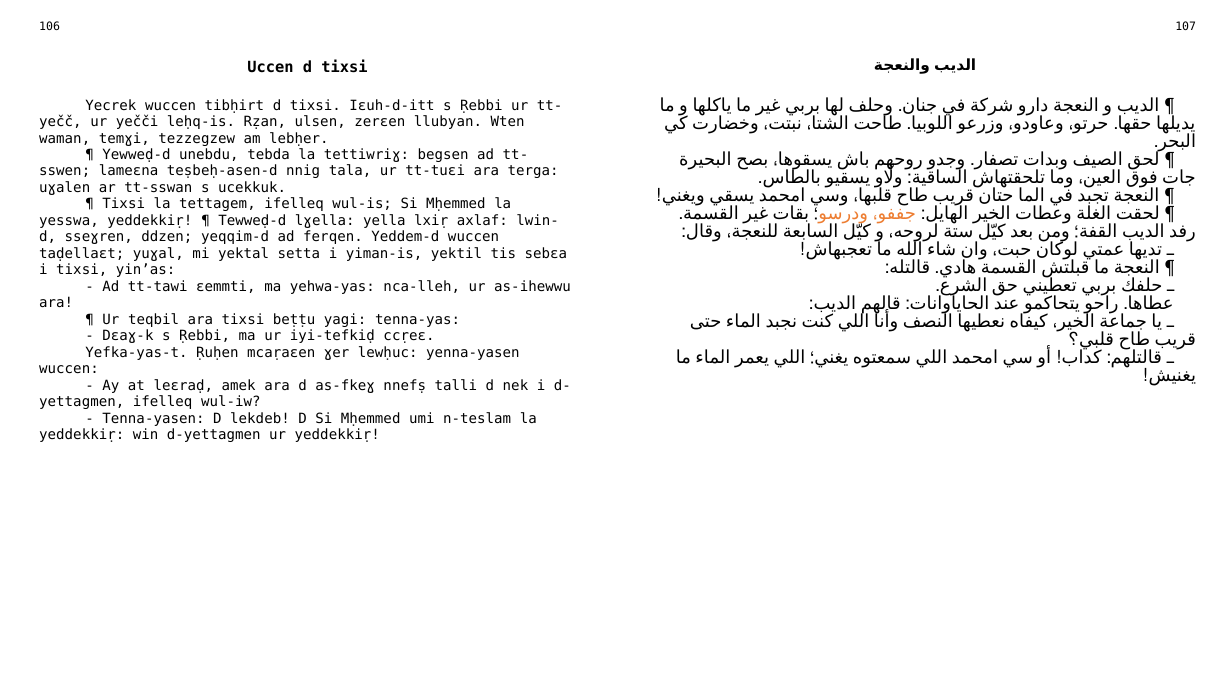
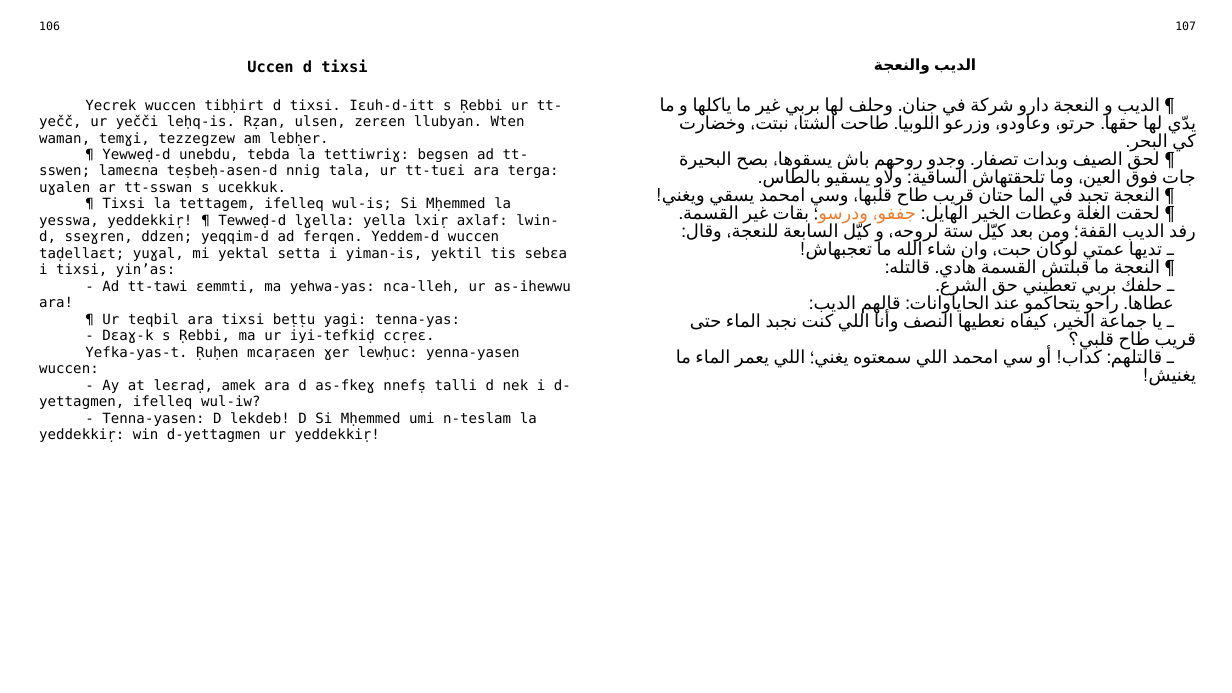
Before and after one commit to sferhah/tamacahut_n_wuccen, a slide deck: slide 49 of Uccen.ConsoleApp/uccen.arq.pptx. Drawn at 1232x693 pixels with LibreOffice and Linux fonts; fonts in the diff are those of the drawing. Boxes give left, top, right and bottom in pixels: in the first picture for what was removed or moved away, otherwise in the second. Text is boxed around its words. In the diff, an @@ line names an element or a change of style, - is before the commit and + after.

```diff
--- a/Uccen.ConsoleApp/uccen.arq.pptx
+++ b/Uccen.ConsoleApp/uccen.arq.pptx
@@ table at [30,15,1205,668] @@
-row 3, column 3: ¶ الديب و النعجة دارو شركة في جنان. وحلف لها بربي غير ما ياكلها و ما يديلها حقها. حرتو، وعاودو، وزرعو اللوبيا. طاحت الشتا، نبتت، وخضارت كي البحر. / ¶ لحق الصيف وبدات تصفار. وجدو روحهم باش يسقوها، بصح البحيرة جات فوق العين، وما تلحقتهاش الساقية: ولّاو يسقيو بالطاس. / ¶ النعجة تجبد في الما حتان قريب طاح قلبها، وسي امحمد يسقي ويغني! / ¶ لحقت الغلة وعطات الخير الهايل: جففو، ودرسو؛ بقات غير القسمة. رفد الديب القفة؛ ومن بعد كيّل ستة لروحه، و كيّل السابعة للنعجة، وقال: / ـ تديها عمتي لوكان حبت، وان شاء الله ما تعجبهاش! / ¶ النعجة ما قبلتش القسمة هادي. قالتله: / ـ حلفك بربي تعطيني حق الشرع. / عطاها. راحو يتحاكمو عند الحاياوانات: قالهم الديب: / ـ يا جماعة الخير، كيفاه نعطيها النصف وأنا اللي كنت نجبد الماء حتى قريب طاح قلبي؟ / ـ قالتلهم: كداب! أو سي امحمد اللي سمعتوه يغني؛ اللي يعمر الماء ما يغنيش!
+row 3, column 3: ¶ الديب و النعجة دارو شركة في جنان. وحلف لها بربي غير ما ياكلها و ما يدّي لها حقها. حرتو، وعاودو، وزرعو اللوبيا. طاحت الشتا، نبتت، وخضارت كي البحر. / ¶ لحق الصيف وبدات تصفار. وجدو روحهم باش يسقوها، بصح البحيرة جات فوق العين، وما تلحقتهاش الساقية: ولّاو يسقيو بالطاس. / ¶ النعجة تجبد في الما حتان قريب طاح قلبها، وسي امحمد يسقي ويغني! / ¶ لحقت الغلة وعطات الخير الهايل: جففو، ودرسو؛ بقات غير القسمة. رفد الديب القفة؛ ومن بعد كيّل ستة لروحه، و كيّل السابعة للنعجة، وقال: / ـ تديها عمتي لوكان حبت، وان شاء الله ما تعجبهاش! / ¶ النعجة ما قبلتش القسمة هادي. قالتله: / ـ حلفك بربي تعطيني حق الشرع. / عطاها. راحو يتحاكمو عند الحاياوانات: قالهم الديب: / ـ يا جماعة الخير، كيفاه نعطيها النصف وأنا اللي كنت نجبد الماء حتى قريب طاح قلبي؟ / ـ قالتلهم: كداب! أو سي امحمد اللي سمعتوه يغني؛ اللي يعمر الماء ما يغنيش!
```
Also in this commit, not shown: 13 other slides changed, 1 other file.
